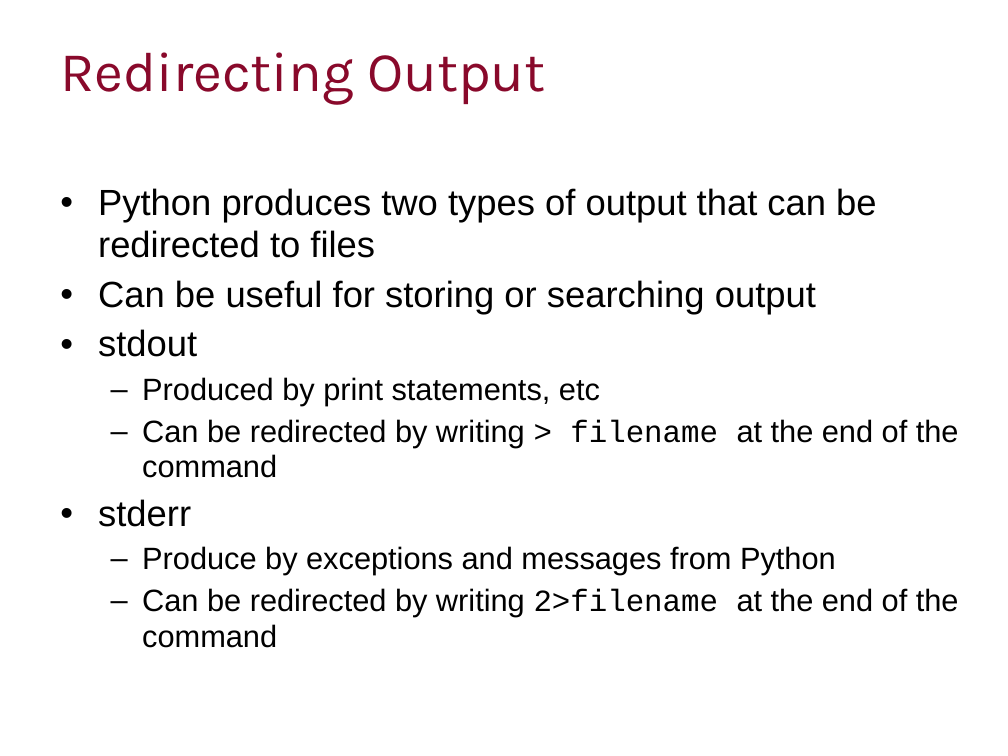
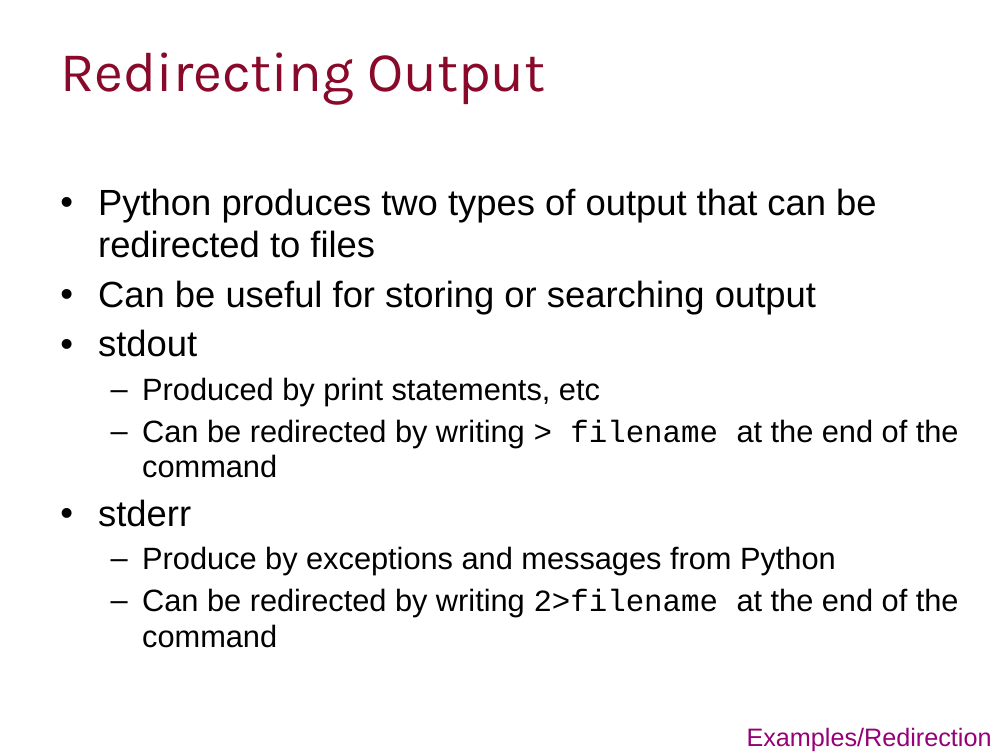
Before and after one commit to ImperialCollegeLondon/RCDS-managing-and-running-python-effectively, a slide deck: slide 28 of Managing and Running Python Effectively.pptx. Drawn at 1008x756 pixels with LibreOffice and Linux fonts; fonts in the diff are those of the drawing; background and template pictures are left out. Boxes give left, top, right and bottom in pixels: in the first picture for what was removed or moved away, otherwise in the second. Text is boxed around its words. In the diff, an @@ line names an element or a change of style, - is before the commit and + after.

```diff
--- a/Managing and Running Python Effectively.pptx
+++ b/Managing and Running Python Effectively.pptx
@@ text added at (747, 727, 992, 752), 18 pt, text #960078 @@
+Examples/Redirection
```
Also in this commit, not shown: 6 other slides changed, 8 slides added, 5 other files.
